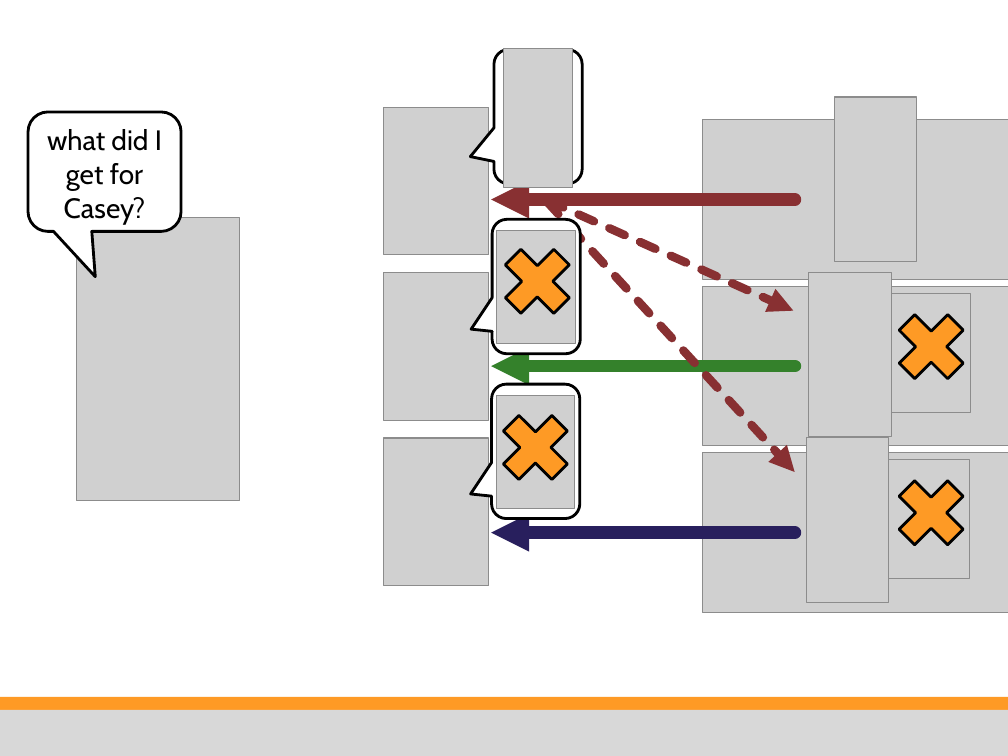
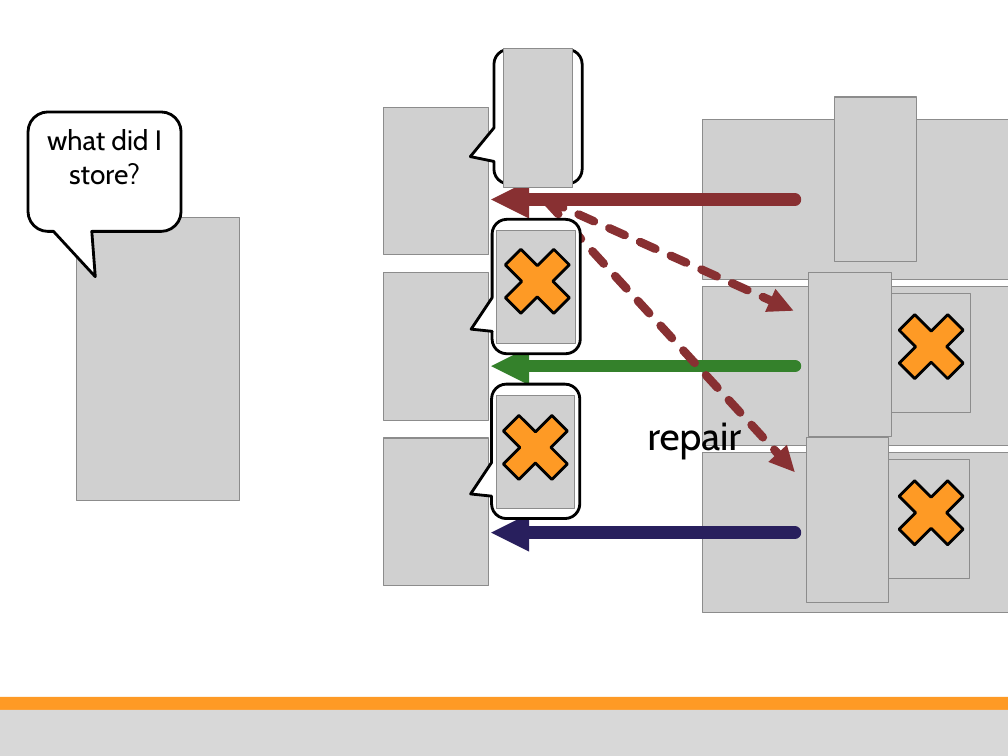
Before and after one commit to Cloudxtreme/training_material, a slide deck: slide 7 of unsorted/ps dev training/source ppt slides/Riak 202c - Read Repair.pptx. Drawn at 1008x756 pixels with LibreOffice and Linux fonts; fonts in the diff are those of the drawing; grey boxes stand for pictures; background and template pictures are left out. Boxes give left, top, right and bottom in pixels: in the first picture for what was removed or moved away, otherwise in the second. Text is boxed around its words. In the diff, an @@ line names an element or a change of style, - is before the commit and + after.

```diff
--- a/unsorted/ps dev training/source ppt slides/Riak 202c - Read Repair.pptx
+++ b/unsorted/ps dev training/source ppt slides/Riak 202c - Read Repair.pptx
@@ text in rounded speech box at (47, 129, 162, 185): text changed @@
-what did I get for Casey?
+what did I store?
@@ text added at (648, 417, 742, 460), 28 pt, text #000000 @@
+repair
```
Also in this commit, not shown: 2 other slides changed, 6 other files.
